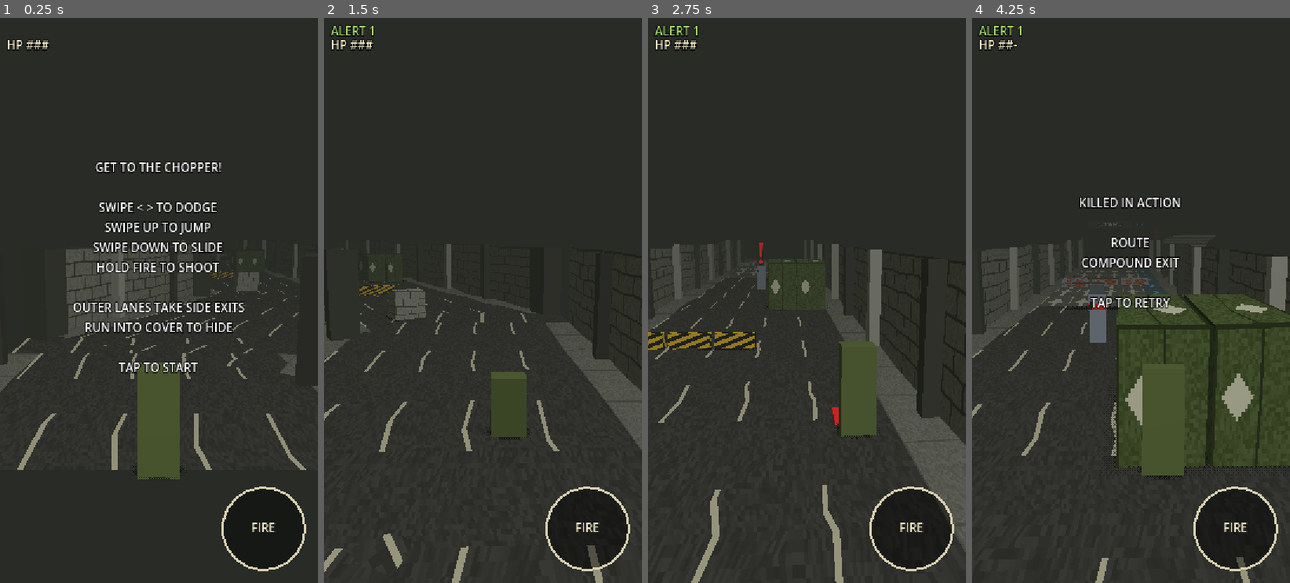
Above: before the commit, frames 1-4 (left to right).
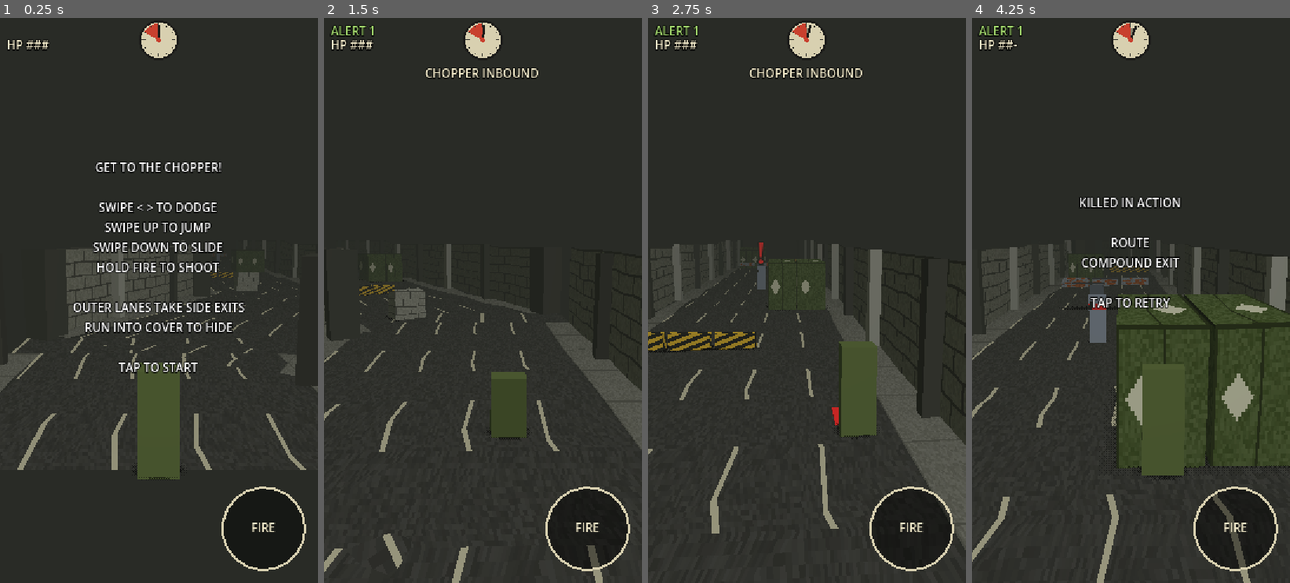
Above: after the commit, the same moments.

Repository: lhunt-gdev/get-to-the-chopper-test
Game: Godot game, scene res://game/levels/prototype_slice/prototype_slice.tscn
Same seed, same stepped clock (60 frames per second), same inputs: the game is played once before the commit and once after it.
Inputs (mouse positions are in pixels of both pictures, inside the frame that each line leads up to):
- Up to frame 1 (0.25 s): no input
- Up to frame 2 (1.5 s): tap Enter (ui_accept) at 0.5, 0.77 s; move the mouse to (552, 272) at 0.52 s; hold Right (ui_right) 0.53-1.25 s; click (552, 272) at 0.67 s; drag from (419, 328) to (467, 413) at 1.27 s
- Up to frame 3 (2.75 s): move the mouse to (838, 176) at 2.02 s; hold Right (ui_right) from 2.03 s (still down); click (838, 176) at 2.17 s
- Up to frame 4 (4.25 s): release Right (ui_right) at 2.75 s; drag from (1115, 413) to (1035, 215) at 2.77 s; move the mouse to (1226, 385) at 3.52 s; hold Left (ui_left) from 3.53 s (still down); click (1226, 385) at 3.67 s; tap Enter (ui_accept) at 3.77 s

The runs differ from the first frame. In frame 1, 0.6% of the frame differs, in the area x 44-94%, y 0-49%; in frame 2, 1.0%; in frame 3, 2.3%, in the area x 0-100%, y 0-100%; in frame 4, 2.1%.

Commit message:
Add the chopper countdown, lengthen the test level, tier troopers by alert
- Chopper clock: analog dial top centre, CHOPPER INBOUND -> LANDED ->
  LIFTING OFF under it; THE CHOPPER LEFT ends the run when it's gone.
  Timeline in Tuning (lands 15 s, lifts 48 s, gone 58 s).
- Every route roughly doubled, with more obstacles, bends and cover.
- Troopers tiered by alert on every route (1 / 2 / 3); they appear and
  disappear live as alert changes. Unit test enforces the tiering.
- New camper bot (never leaves cover) must see the chopper leave; bot
  results now report run time.

Co-Authored-By: Claude Opus 5.5 <noreply@anthropic.com>

Diff:
--- a/game/config/tuning.gd
+++ b/game/config/tuning.gd
@@ -57,6 +57,15 @@
 ## How long a lockdown door takes to slam shut.
 @export var lockdown_close_time: float = 0.7
 
+@export_group("Chopper countdown")
+## Seconds from the start of the run. INBOUND until it lands, LANDED until it starts lifting off,
+## LIFTING OFF until it's gone. Reaching the helipad any time before it's gone extracts you.
+@export var chopper_lands_at: float = 15.0
+@export var chopper_lifts_at: float = 48.0
+@export var chopper_gone_at: float = 58.0
+## How long a stage's message stays under the clock (LIFTING OFF stays until the end).
+@export var chopper_message_time: float = 3.0
+
 @export_group("Capture")
 ## Missing the exit at a no-way-on end stops the player this far from the end.
 @export var capture_stop_distance: float = 2.0
--- a/game/levels/prototype_slice/prototype_slice.gd
+++ b/game/levels/prototype_slice/prototype_slice.gd
@@ -61,6 +61,7 @@
 ## HYBRID / TAP_TO_TARGET: the enemy the player last tapped.
 var _tapped: Node3D = null
 var _shot_tracer: MeshInstance3D
+var _clock: ExtractionClock
 
 @onready var _player: Player = $Player
 @onready var _camera: Camera3D = $Camera3D
@@ -81,6 +82,11 @@
 	_input.fire_pressed.connect(_on_fire)
 	_input.fire_released.connect(set_fire_held.bind(false))
 	_hud.setup(tuning)
+	_clock = ExtractionClock.new()
+	_clock.name = "ExtractionClock"
+	_clock.tuning = tuning
+	add_child(_clock)
+	_clock.stage_changed.connect(_on_chopper_stage)
 	_shot_tracer = _box(self, Vector3(0.05, 0.05, 1.0), Vector3.ZERO, Color("fff0b0"))
 	_shot_tracer.top_level = true
 	_shot_tracer.visible = false
@@ -110,6 +116,7 @@
 	_hud.hide_title()
 	GameState.start_run(START_ALERT)
 	_runner.begin(_graph, false)
+	_clock.start()
 
 
 func _physics_process(delta: float) -> void:
@@ -120,6 +127,26 @@
 		_despawn_behind()
 	_place_player()
 	_update_camera(delta)
+	_hud.show_clock(_clock.fraction())
+
+
+## The chopper's stages: a message under the clock, the helicopter lifting, and THE CHOPPER LEFT.
+func _on_chopper_stage(stage: ExtractionClock.Stage) -> void:
+	RunLog.record_event("chopper", {"stage": ExtractionClock.MESSAGES[stage]})
+	match stage:
+		ExtractionClock.Stage.INBOUND:
+			_hud.show_chopper_message(ExtractionClock.MESSAGES[stage], Color("f0e8c8"), tuning.chopper_message_time, false)
+		ExtractionClock.Stage.LANDED:
+			_hud.show_chopper_message(ExtractionClock.MESSAGES[stage], Color("9fd36b"), tuning.chopper_message_time, false)
+		ExtractionClock.Stage.LIFTING_OFF:
+			_hud.show_chopper_message(ExtractionClock.MESSAGES[stage], Color("ff4b3a"), 0.0, true)
+			for c in get_tree().get_nodes_in_group("chopper"):
+				c.create_tween().tween_property(c, "position:y", c.position.y + 2.5,
+						tuning.chopper_gone_at - tuning.chopper_lifts_at)
+		ExtractionClock.Stage.GONE:
+			for c in get_tree().get_nodes_in_group("chopper"):
+				c.visible = false
+			_end(GameState.END_CHOPPER_LEFT)
 
 
 # --- Route frames -------------------------------------------------------------------
@@ -805,6 +832,12 @@
 	chopper.name = "Chopper"
 	parent.add_child(chopper)
 	chopper.transform = xf
+	chopper.add_to_group("chopper")
+	# Built late (with the helipad), so catch up if it's already lifting off.
+	if _clock and _clock.stage == ExtractionClock.Stage.LIFTING_OFF:
+		var t := (_clock.elapsed - tuning.chopper_lifts_at) / (tuning.chopper_gone_at - tuning.chopper_lifts_at)
+		chopper.position.y += 2.5 * t
+		chopper.create_tween().tween_property(chopper, "position:y", xf.origin.y + 2.5, tuning.chopper_gone_at - _clock.elapsed)
 	_box(chopper, Vector3(2.2, 1.6, 4.5), Vector3(0, 1.2, 0), Color("2f3b2a"))
 	_box(chopper, Vector3(0.5, 0.5, 4.0), Vector3(0, 1.6, 4.0), Color("2f3b2a"))
 	var rotor := _box(chopper, Vector3(9.0, 0.08, 0.35), Vector3(0, 2.2, 0), Color("111111"))
@@ -1038,6 +1071,7 @@
 
 func _on_run_ended(reason: StringName) -> void:
 	Engine.time_scale = 1.0
+	_clock.stop()
 	_fire_held = false
 	_hud.set_firing(false)
 	_hud.show_cover_hint(false)
--- a/game/levels/prototype_slice/route.json
+++ b/game/levels/prototype_slice/route.json
@@ -7,17 +7,22 @@
       "id": "compound_exit",
       "theme": "compound",
       "tier": "ground",
-      "length": 82,
-      "bends": [{"at": 6, "side": "right"}],
+      "length": 150,
+      "bends": [{"at": 6, "side": "right"}, {"at": 76, "side": "left"}],
       "obstacles": [
         {"kind": "cover", "lanes": [1], "at": 22},
         {"kind": "barrier", "lanes": [0, 1, 2], "at": 30},
         {"kind": "truck", "lanes": [3, 4], "at": 38},
         {"kind": "pipe", "lanes": [1, 2, 3], "at": 50},
-        {"kind": "tripwire", "lanes": [0, 1, 2, 3, 4], "at": 58}
+        {"kind": "truck", "lanes": [0, 1], "at": 64},
+        {"kind": "barrier", "lanes": [2, 3, 4], "at": 72},
+        {"kind": "pipe", "lanes": [0, 1, 2, 3, 4], "at": 96},
+        {"kind": "tripwire", "lanes": [0, 1, 2, 3, 4], "at": 108}
       ],
       "enemies": [
-        {"kind": "rifle_trooper", "lane": 2, "at": 44}
+        {"kind": "rifle_trooper", "lane": 2, "at": 44},
+        {"kind": "rifle_trooper", "lane": 0, "at": 86, "min_alert": 2},
+        {"kind": "rifle_trooper", "lane": 4, "at": 80, "min_alert": 3}
       ],
       "next": [
         {"to": "motor_pool", "label": "MOTOR POOL"},
@@ -28,17 +33,22 @@
       "id": "motor_pool",
       "theme": "motor_pool",
       "tier": "ground",
-      "length": 70,
-      "bends": [{"at": 44, "side": "left"}],
+      "length": 130,
+      "bends": [{"at": 44, "side": "left"}, {"at": 112, "side": "right"}],
       "obstacles": [
         {"kind": "truck", "lanes": [0, 1], "at": 14},
         {"kind": "truck", "lanes": [3, 4], "at": 22},
         {"kind": "barrier", "lanes": [2], "at": 22},
         {"kind": "truck", "lanes": [1, 2, 3], "at": 36},
-        {"kind": "pipe", "lanes": [0, 4], "at": 36}
+        {"kind": "pipe", "lanes": [0, 4], "at": 36},
+        {"kind": "barrier", "lanes": [0, 1, 2, 3, 4], "at": 76},
+        {"kind": "truck", "lanes": [2, 3, 4], "at": 88},
+        {"kind": "pipe", "lanes": [0, 1], "at": 108}
       ],
       "enemies": [
-        {"kind": "rifle_trooper", "lane": 1, "at": 62}
+        {"kind": "rifle_trooper", "lane": 1, "at": 62},
+        {"kind": "rifle_trooper", "lane": 3, "at": 100, "min_alert": 2},
+        {"kind": "rifle_trooper", "lane": 0, "at": 82, "min_alert": 3}
       ],
       "next": [
         {"to": "airfield_gate", "label": "GATE"}
@@ -48,13 +58,17 @@
       "id": "rooftops",
       "theme": "rooftops",
       "tier": "roof",
-      "length": 60,
+      "length": 110,
       "obstacles": [
         {"kind": "barrier", "lanes": [0, 1, 2, 3, 4], "at": 18},
-        {"kind": "pipe", "lanes": [0, 1, 2, 3, 4], "at": 30}
+        {"kind": "pipe", "lanes": [0, 1, 2, 3, 4], "at": 30},
+        {"kind": "cover", "lanes": [2], "at": 54},
+        {"kind": "barrier", "lanes": [0, 1, 3, 4], "at": 70}
       ],
       "enemies": [
-        {"kind": "rifle_trooper", "lane": 3, "at": 48, "min_alert": 2}
+        {"kind": "rifle_trooper", "lane": 3, "at": 48, "min_alert": 2},
+        {"kind": "rifle_trooper", "lane": 1, "at": 64},
+        {"kind": "rifle_trooper", "lane": 4, "at": 90, "min_alert": 3}
       ],
       "alarms": [
         {"side": "left", "at": 40}
@@ -68,9 +82,15 @@
       "id": "roof_edge",
       "theme": "rooftops",
       "tier": "roof",
-      "length": 45,
+      "length": 80,
       "obstacles": [
-        {"kind": "barrier", "lanes": [1, 2, 3], "at": 14}
+        {"kind": "barrier", "lanes": [1, 2, 3], "at": 14},
+        {"kind": "pipe", "lanes": [0, 1, 2, 3, 4], "at": 30}
+      ],
+      "enemies": [
+        {"kind": "rifle_trooper", "lane": 2, "at": 44},
+        {"kind": "rifle_trooper", "lane": 1, "at": 60, "min_alert": 2},
+        {"kind": "rifle_trooper", "lane": 4, "at": 22, "min_alert": 3}
       ],
       "next": [
         {"to": "helipad", "label": "LADDER", "side": "left", "via": "ladder"},
@@ -81,12 +101,15 @@
       "id": "service_tunnel",
       "theme": "tunnel",
       "tier": "underground",
-      "length": 60,
+      "length": 100,
       "obstacles": [
-        {"kind": "pipe", "lanes": [0, 1, 3, 4], "at": 34}
+        {"kind": "pipe", "lanes": [0, 1, 3, 4], "at": 34},
+        {"kind": "barrier", "lanes": [0, 1, 2, 3, 4], "at": 58}
       ],
       "enemies": [
-        {"kind": "rifle_trooper", "lane": 3, "at": 47}
+        {"kind": "rifle_trooper", "lane": 3, "at": 47},
+        {"kind": "rifle_trooper", "lane": 1, "at": 74, "min_alert": 2},
+        {"kind": "rifle_trooper", "lane": 4, "at": 62, "min_alert": 3}
       ],
       "next": [
         {"to": "helipad", "label": "LADDER", "side": "left", "via": "ladder"},
@@ -97,14 +120,19 @@
       "id": "airfield_gate",
       "theme": "gate",
       "tier": "ground",
-      "length": 60,
+      "length": 110,
       "obstacles": [
         {"kind": "truck", "lanes": [0, 1, 2], "at": 15},
         {"kind": "truck", "lanes": [2, 3, 4], "at": 30},
-        {"kind": "barrier", "lanes": [0, 1], "at": 30}
+        {"kind": "barrier", "lanes": [0, 1], "at": 30},
+        {"kind": "cover", "lanes": [3], "at": 58},
+        {"kind": "pipe", "lanes": [1, 2, 3], "at": 84},
+        {"kind": "barrier", "lanes": [0, 4], "at": 84}
       ],
       "enemies": [
-        {"kind": "rifle_trooper", "lane": 2, "at": 48}
+        {"kind": "rifle_trooper", "lane": 2, "at": 48},
+        {"kind": "rifle_trooper", "lane": 1, "at": 72, "min_alert": 2},
+        {"kind": "rifle_trooper", "lane": 3, "at": 95, "min_alert": 3}
       ],
       "next": [
         {"to": "helipad", "label": "HELIPAD"}
--- /dev/null
+++ b/game/systems/extraction/extraction_clock.gd
@@ -0,0 +1,61 @@
+class_name ExtractionClock
+extends Node
+## The chopper's timeline: INBOUND -> LANDED -> LIFTING OFF -> GONE, on game time from the start
+## of the run. The HUD shows it as an analog dial with a message under it; when the chopper is
+## gone, the level ends the run (THE CHOPPER LEFT).
+
+signal stage_changed(stage: Stage)
+
+enum Stage { INBOUND, LANDED, LIFTING_OFF, GONE }
+
+const MESSAGES := {
+	Stage.INBOUND: "CHOPPER INBOUND",
+	Stage.LANDED: "CHOPPER LANDED",
+	Stage.LIFTING_OFF: "CHOPPER LIFTING OFF",
+	Stage.GONE: "",
+}
+
+@export var tuning: Tuning
+
+var elapsed: float = 0.0
+var stage: Stage = Stage.INBOUND
+var running: bool = false
+
+
+## Which stage the chopper is at, t seconds into the run. Pure rule, so it's unit-tested.
+static func stage_at(t: float, tu: Tuning) -> Stage:
+	if t >= tu.chopper_gone_at:
+		return Stage.GONE
+	if t >= tu.chopper_lifts_at:
+		return Stage.LIFTING_OFF
+	if t >= tu.chopper_lands_at:
+		return Stage.LANDED
+	return Stage.INBOUND
+
+
+func start() -> void:
+	elapsed = 0.0
+	stage = Stage.INBOUND
+	running = true
+	stage_changed.emit(stage)
+
+
+func stop() -> void:
+	running = false
+
+
+## 0 at the start of the run, 1 when the chopper is gone.
+func fraction() -> float:
+	return clampf(elapsed / tuning.chopper_gone_at, 0.0, 1.0)
+
+
+func _physics_process(delta: float) -> void:
+	if not running:
+		return
+	elapsed += delta
+	var s := stage_at(elapsed, tuning)
+	if s != stage:
+		stage = s
+		stage_changed.emit(stage)
+		if stage == Stage.GONE:
+			running = false
--- a/game/ui/hud/hud.gd
+++ b/game/ui/hud/hud.gd
@@ -22,6 +22,53 @@
 var _hint: Label
 var _flash: ColorRect
 var _fire: FireButton
+
+
+var _clock: ClockDial
+var _chopper_msg: Label
+var _msg_left: float = 0.0
+var _msg_blink: bool = false
+
+
+## An old-style analog timer, top centre. The hand sweeps clockwise from 12 as the chopper's
+## window runs out; the red wedge is LIFTING OFF.
+class ClockDial extends Control:
+	const R := 15.0
+	var tuning: Tuning
+	var fraction := 0.0
+
+	func _ready() -> void:
+		mouse_filter = Control.MOUSE_FILTER_IGNORE
+		set_anchors_preset(Control.PRESET_FULL_RECT)
+
+	func _draw() -> void:
+		if tuning == null:
+			return
+		var c := Vector2(get_viewport_rect().size.x / 2.0, 4.0 + R)
+		draw_circle(c, R + 2.0, Color("1c1c1a"))
+		draw_circle(c, R, Color("d8d0b0"))
+		# LIFTING OFF: the last stretch of the dial.
+		var lift := tuning.chopper_lifts_at / tuning.chopper_gone_at
+		_wedge(c, R - 1.0, lift, 1.0, Color("c8402e"))
+		# Spent time greys out, so the dial also reads as "how much is left".
+		_wedge(c, R - 5.0, 0.0, fraction, Color(0.25, 0.24, 0.2, 0.55))
+		for i in 12:
+			var a := TAU * i / 12.0 - PI / 2.0
+			var d := Vector2(cos(a), sin(a))
+			draw_line(c + d * (R - (4.0 if i % 3 == 0 else 2.5)), c + d * (R - 0.5), Color("2a2a26"), 1.0)
+		var ha := TAU * fraction - PI / 2.0
+		draw_line(c, c + Vector2(cos(ha), sin(ha)) * (R - 2.0), Color("1c1c1a"), 2.0)
+		draw_circle(c, 2.0, Color("c8402e"))
+
+	func _wedge(c: Vector2, r: float, from: float, to: float, color: Color) -> void:
+		if to <= from:
+			return
+		var pts := PackedVector2Array([c])
+		var steps := maxi(2, int((to - from) * 32.0))
+		for i in steps + 1:
+			var a := TAU * lerpf(from, to, float(i) / steps) - PI / 2.0
+			pts.append(c + Vector2(cos(a), sin(a)) * r)
+		draw_colored_polygon(pts, color)
 
 
 ## The one FIRE control (LOCKED Controls v1): a chunky circle, bottom right. SwipeInput decides
@@ -100,12 +147,40 @@
 	_fire = FireButton.new()
 	_fire.tuning = tuning
 	add_child(_fire)
+	_clock = ClockDial.new()
+	_clock.tuning = tuning
+	add_child(_clock)
+	_chopper_msg = _label(Vector2(0, 40), HORIZONTAL_ALIGNMENT_CENTER)
 	show_hp(tuning.player_hits, tuning.player_hits)
 
 
 func show_hp(left: int, total: int) -> void:
 	_hp.text = "HP " + "#".repeat(left) + "-".repeat(maxi(0, total - left))
 	_hp.modulate = Color("f0e8c8") if left > 1 else Color("ff4b3a")
+
+
+func show_clock(fraction: float) -> void:
+	if _clock and absf(_clock.fraction - fraction) > 0.001:
+		_clock.fraction = fraction
+		_clock.queue_redraw()
+
+
+## A chopper message under the clock. Persistent ones blink until cleared; others fade after a while.
+func show_chopper_message(text: String, color: Color, seconds: float, persistent: bool) -> void:
+	_chopper_msg.text = text
+	_chopper_msg.modulate = color
+	_msg_left = INF if persistent else seconds
+	_msg_blink = persistent
+
+
+func _process(delta: float) -> void:
+	if _chopper_msg == null or _chopper_msg.text == "":
+		return
+	_msg_left -= delta
+	if _msg_left <= 0.0:
+		_chopper_msg.text = ""
+	elif _msg_blink:
+		_chopper_msg.visible = fmod(Time.get_ticks_msec() / 1000.0, 0.6) < 0.4
 
 
 func show_hit() -> void:
@@ -147,6 +222,8 @@
 
 func show_end(reason: StringName, route_summary: String) -> void:
 	clear_junction()
+	if _chopper_msg:
+		_chopper_msg.text = ""
 	_end.text = "%s\n\nROUTE\n%s\n\nTAP TO RETRY" % [END_TEXT.get(reason, String(reason).to_upper()), route_summary]
 
 
--- a/tests/autoplay/autoplay.gd
+++ b/tests/autoplay/autoplay.gd
@@ -15,6 +15,7 @@
 ##                 before the split: straight on must still be open, so MOTOR POOL
 ##   cover       - runs into the cover block, holds fire until it's safe to shoot from cover,
 ##                 kills the trooper from there, breaks cover and goes on untouched
+##   camper      - takes cover and never leaves it: the chopper should leave without us
 ##   roof_alarm  - trips the wire (alert 2, TUNNEL locked down), shoots the alarm box on the
 ##                 rooftops (back to alert 1, the door lifts) and takes the TUNNEL after all
 
@@ -53,7 +54,7 @@
 	_player = _level.get_node("Player")
 	GameState.run_ended.connect(_on_end)
 	_level.start_run()
-	get_tree().create_timer(60.0).timeout.connect(func() -> void: _report("timeout"))
+	get_tree().create_timer(150.0).timeout.connect(func() -> void: _report("timeout"))
 
 
 func _physics_process(_delta: float) -> void:
@@ -68,7 +69,7 @@
 		_took_cover = true
 		_cover_frames += 1
 		# Break cover once nobody ahead is alive to shoot at us.
-		if not _trooper_ahead(d):
+		if scenario != "camper" and not _trooper_ahead(d):
 			_player.handle_swipe(Vector2i.RIGHT if _player.lane < lane_count / 2 else Vector2i.LEFT)
 		return
 
@@ -89,7 +90,7 @@
 			var score := -absf(lane - _player.lane) * 0.5
 			if _blocked_ahead(obstacles, lane, d):
 				score -= 100.0
-			if scenario == "cover" and d < COVER_AT and not _took_cover:
+			if scenario in ["cover", "camper"] and d < COVER_AT and not _took_cover:
 				score -= absf(lane - 1) * 200.0  # head for the cover block's lane
 			if not _level._runner._shown_labels.is_empty() or _junction_soon():
 				var lean := int(_prefer.get(_level._runner.current, 0))
@@ -127,7 +128,7 @@
 	var want := target != null
 	if target is AlarmBox and scenario != "roof_alarm":
 		want = false
-	if scenario == "cover" and not _player.in_cover and _level._runner.current == &"compound_exit":
+	if scenario in ["cover", "camper"] and not _player.in_cover and not _took_cover:
 		want = false  # prove the cover works: only shoot once we're behind it...
 	if scenario == "cover" and _player.in_cover and _cover_frames < 90:
 		want = false  # ...and only after he's had a shot at us (1.5 s)
@@ -145,7 +146,7 @@
 func _blocked_ahead(obstacles: Array, lane: int, d: float) -> bool:
 	var x := _player.lane_x(lane)
 	for o: Dictionary in obstacles:
-		var blocks: bool = o["pass"] == "dodge" or (o["pass"] == "cover" and scenario != "cover")
+		var blocks: bool = o["pass"] == "dodge" or (o["pass"] == "cover" and not scenario in ["cover", "camper"])
 		if blocks and absf(o["x"] - x) < 0.1 and o["at"] + o["depth"] > d - 0.5 and o["at"] - d < LOOK_AHEAD:
 			return true
 	return false
@@ -167,6 +168,6 @@
 
 
 func _report(reason: String) -> void:
-	print("RESULT scenario=%s reason=%s alert=%d route=%s | covers=%d hits=%d missed=%d alarms=%d" % [scenario, reason,
-			GameState.alert_level, RunLog.route_summary(), _count("cover"), _count("player_hit"), _count("trooper_missed"), _count("alarm_hit")])
+	print("RESULT scenario=%s reason=%s alert=%d route=%s | covers=%d hits=%d missed=%d alarms=%d time=%.1f" % [scenario, reason,
+			GameState.alert_level, RunLog.route_summary(), _count("cover"), _count("player_hit"), _count("trooper_missed"), _count("alarm_hit"), _level._clock.elapsed])
 	get_tree().quit()
--- a/tests/run_tests.gd
+++ b/tests/run_tests.gd
@@ -18,6 +18,8 @@
 	_test_pick_edge()
 	_test_route_rules()
 	_test_trooper_rules()
+	_test_chopper_stages()
+	_test_trooper_tiers()
 	_test_swipe_direction()
 	await _test_targeting_priority()
 	print("%d checks, %d failed" % [_checks, _failures])
@@ -63,6 +65,28 @@
 	var only_straight: Array[Dictionary] = [straight]
 	_check(not RouteGraph.is_choice(only_straight), "a single straight road is not a choice")
 	_check(RouteGraph.is_choice(ladders), "ladders are a choice")
+
+
+## Every route has a trooper set per alert level, with fewer at Alert 1 than at 2, and at 2 than at 3.
+func _test_trooper_tiers() -> void:
+	var g := RouteGraph.from_json_file("res://game/levels/prototype_slice/route.json")
+	for id in ["compound_exit", "motor_pool", "rooftops", "roof_edge", "service_tunnel", "airfield_gate"]:
+		var counts := [0, 0, 0]
+		for e in g.node_data(StringName(id)).get("enemies", []):
+			for alert in [1, 2, 3]:
+				if alert >= int(e.get("min_alert", 1)) and alert <= int(e.get("max_alert", 3)):
+					counts[alert - 1] += 1
+		_check(counts[0] >= 1 and counts[0] < counts[1] and counts[1] < counts[2],
+				"%s: more troopers at each alert level (%s)" % [id, counts])
+
+
+func _test_chopper_stages() -> void:
+	var t := Tuning.new()
+	_check(ExtractionClock.stage_at(0.0, t) == ExtractionClock.Stage.INBOUND, "chopper inbound at the start")
+	_check(ExtractionClock.stage_at(t.chopper_lands_at, t) == ExtractionClock.Stage.LANDED, "chopper landed on time")
+	_check(ExtractionClock.stage_at(t.chopper_lifts_at + 0.1, t) == ExtractionClock.Stage.LIFTING_OFF, "chopper lifting off")
+	_check(ExtractionClock.stage_at(t.chopper_gone_at, t) == ExtractionClock.Stage.GONE, "chopper gone at the end")
+	_check(t.chopper_lands_at < t.chopper_lifts_at and t.chopper_lifts_at < t.chopper_gone_at, "chopper stages in order")
 
 
 func _test_trooper_rules() -> void:
Not shown, added: game/systems/extraction/extraction_clock.gd.uid
Not shown, changed: README.md
Not shown, changed: docs/design/decision-log.md
Not shown, changed: tests/run_all.sh
